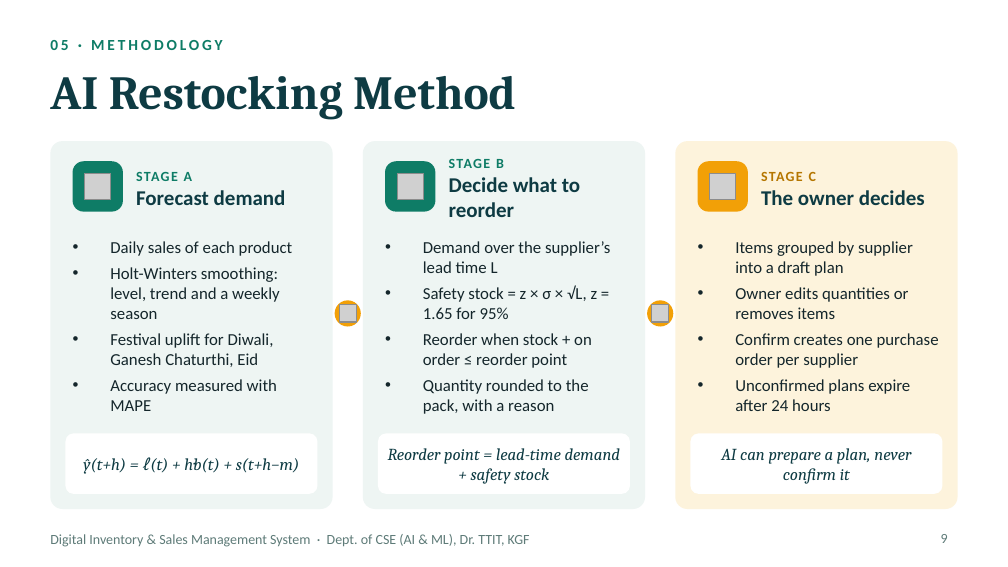
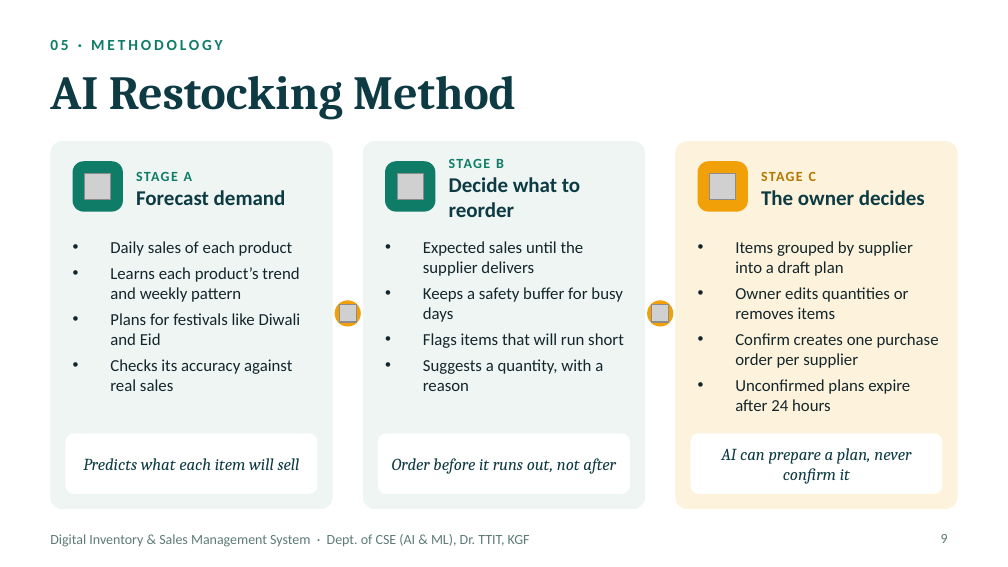
Before and after one commit to NICTOGEN007/inventorymanagement, a slide deck: slide 9 of docs/presentation/Inventory_Management_First_Review_Short.pptx. Drawn at 1008x567 pixels with LibreOffice and Linux fonts; fonts in the diff are those of the drawing; grey boxes stand for pictures. Boxes give left, top, right and bottom in pixels: in the first picture for what was removed or moved away, otherwise in the second. Text is boxed around its words. In the diff, an @@ line names an element or a change of style, - is before the commit and + after.

```diff
--- a/docs/presentation/Inventory_Management_First_Review_Short.pptx
+++ b/docs/presentation/Inventory_Management_First_Review_Short.pptx
@@ text at <box>110,267,301,391</box>: text changed @@
-• Holt-Winters smoothing: level, trend and a weekly season
-• Festival uplift for Diwali, Ganesh Chaturthi, Eid
-• Accuracy measured with MAPE
+• Learns each product’s trend and weekly pattern
+• Plans for festivals like Diwali and Eid
+• Checks its accuracy against real sales
@@ text at <box>423,241,624,391</box>: text changed @@
-• Demand over the supplier’s lead time L
-• Safety stock = z × σ × √L, z = 1.65 for 95%
-• Reorder when stock + on order ≤ reorder point
-• Quantity rounded to the pack, with a reason
+• Expected sales until the supplier delivers
+• Keeps a safety buffer for busy days
+• Flags items that will run short
+• Suggests a quantity, with a reason
@@ text at <box>83,458,300,470</box>: text changed @@
-ŷ(t+h) = ℓ(t) + h·b(t) + s(t+h−m)
+Predicts what each item will sell
@@ text at <box>392,458,616,474</box>: text changed @@
-Reorder point = lead-time demand + safety stock
+Order before it runs out, not after
```
Also in this commit, not shown: 1 other file.
